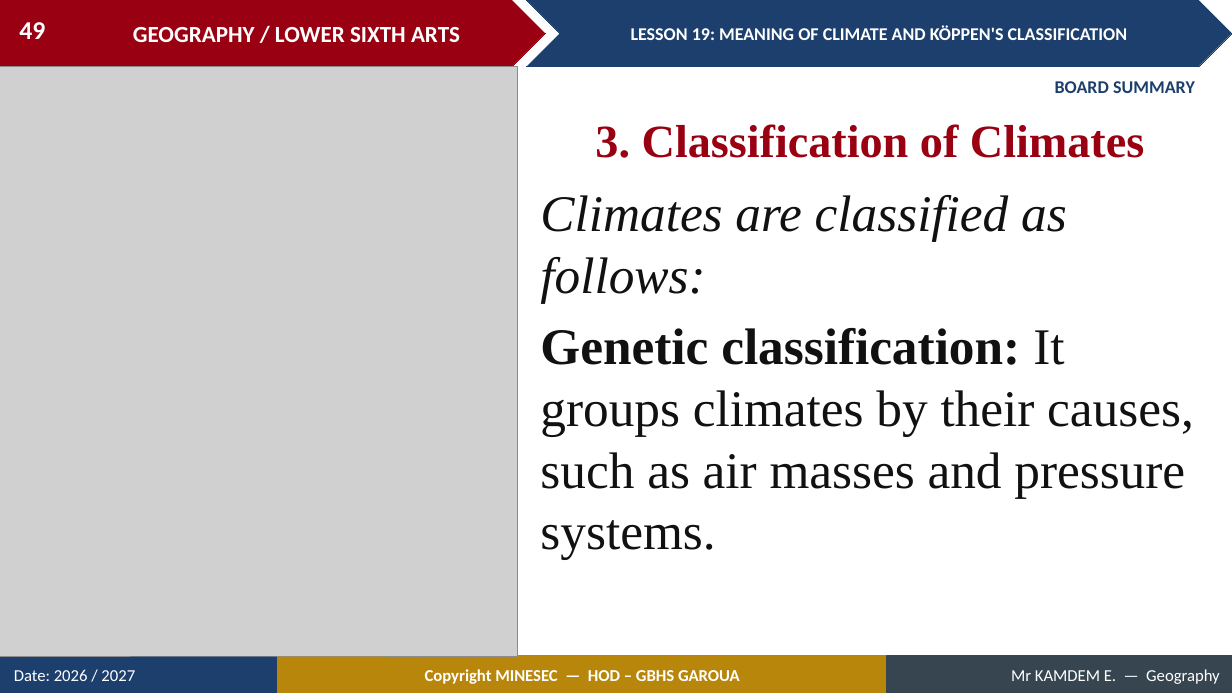
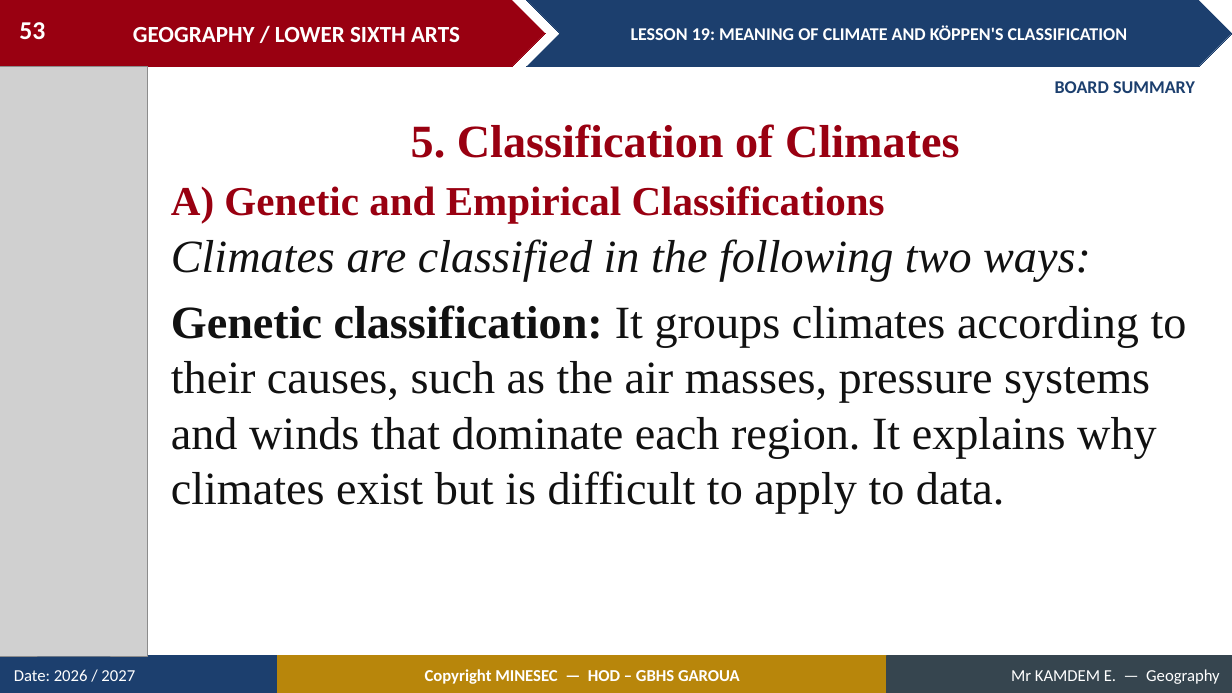
Before and after one commit to Berthautk/linea-github, a slide deck: slide 53 of lecons/LSA/Climatology/01_LSA_CLIM_L19_Meaning_of_Climate_and_K_ppen_s_Classification.pptx (slide 49 before the commit). Drawn at 1232x693 pixels with LibreOffice and Linux fonts; fonts in the diff are those of the drawing; grey boxes stand for pictures. Boxes give left, top, right and bottom in pixels: in the first picture for what was removed or moved away, otherwise in the second. Text is boxed around its words. In the diff, an @@ line names an element or a change of style, - is before the commit and + after.

```diff
--- a/lecons/LSA/Climatology/01_LSA_CLIM_L19_Meaning_of_Climate_and_K_ppen_s_Classification.pptx
+++ b/lecons/LSA/Climatology/01_LSA_CLIM_L19_Meaning_of_Climate_and_K_ppen_s_Classification.pptx
@@ page number at (19,22,45,39): text changed @@
-49
+53
@@ picture: place and size @@
-picture at (0,67,518,656)
+picture at (0,67,148,656)
@@ text at (411,124,959,158): text changed @@
-3. Classification of Climates
+5. Classification of Climates
@@ text added at (171,186,885,222), 32 pt, text #990011, bold @@
+A) Genetic and Empirical Classifications
@@ text at (171,239,1187,513): text changed; size 40 to 36 pt @@
-Climates are classified as follows:
-Genetic classification: It groups climates by their causes, such as air masses and pressure systems.
+Climates are classified in the following two ways:
+Genetic classification: It groups climates according to their causes, such as the air masses, pressure systems and winds that dominate each region. It explains why climates exist but is difficult to apply to data.
```
Also in this commit, not shown: 13 other slides changed, 10 slides added, 4 slides removed, 4 other files.
